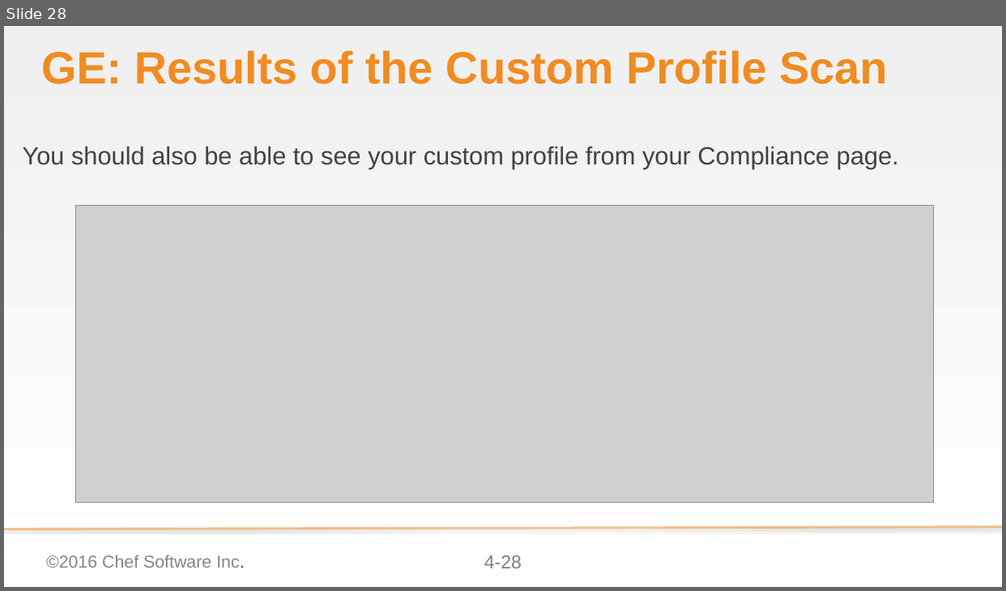
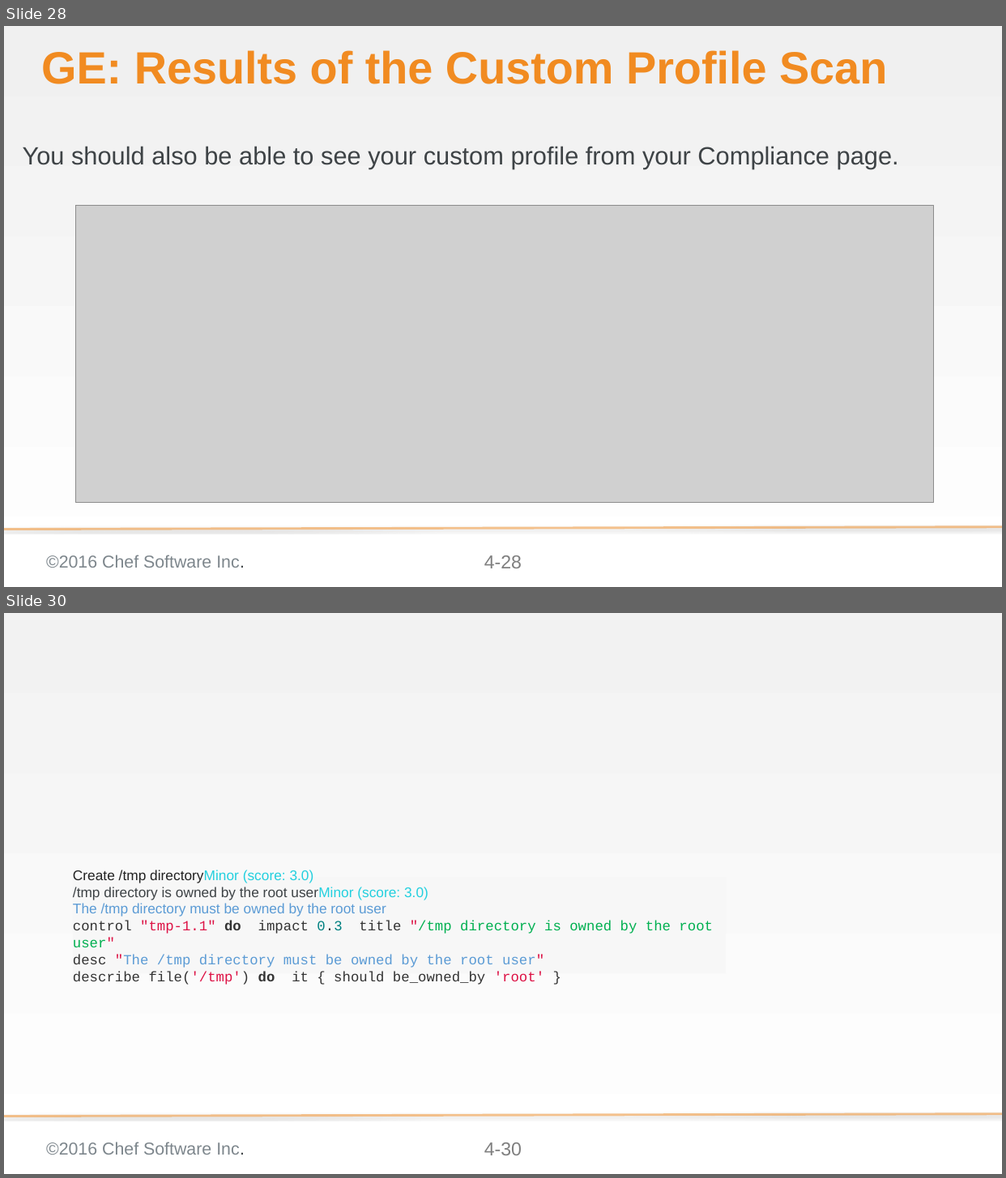
Before and after one commit to bchamby/chef-compliance-installation-configuration-operation, a slide deck: 04-creating-custom-profiles.pptx. Shown one above the other, each under a label of ours: slide 28 before the commit, slides 28 and 30 after it; the slides between them are not shown. The pictures are 1006x591 and 1006x1178 pixels, drawn with LibreOffice and Linux fonts; fonts in the diff are those of the drawing; grey boxes stand for pictures; background and template pictures are left out. Boxes give left, top, right and bottom in pixels: in the first picture for what was removed or moved away, otherwise in the second. Text is boxed around its words. In the diff, an @@ line names an element or a change of style, - is before the commit and + after.

Commit message:
minor update

```diff
--- a/04-creating-custom-profiles.pptx
+++ b/04-creating-custom-profiles.pptx
@@ slide 30 added at (x1=4, y1=613, x2=1002, y2=1174), background gradient #F2F2F2 to #FFFFFF; not listed: 3 template elements that a slide beside it also shows @@
@@ text added at (x1=73, y1=870, x2=713, y2=985), 18 pt, text #5B9BD5 @@
+Create /tmp directoryMinor (score: 3.0)
+/tmp directory is owned by the root userMinor (score: 3.0)
+The /tmp directory must be owned by the root user
+control "tmp-1.1" do impact 0.3 title "/tmp directory is owned by the root user"
+desc "The /tmp directory must be owned by the root user"
+describe file('/tmp') do it { should be_owned_by 'root' }
```
Also in this commit, not shown: 1 other slide added.
